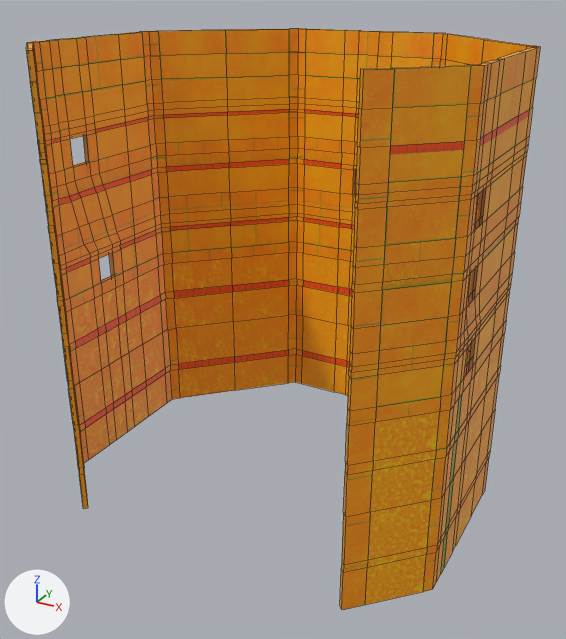
One commit to the FBX model Maya Project Files/Env/Exports/Facility/FacilityWalls_01_SM_Low.fbx: the scene before it, then after it.
Rendered twice from a 50 mm camera at (30.9, -55.0, 43.8) aimed at (0.1, 1.0, 15.8). The lights are fixed; the arrows at lower left show +X, +Y and +Z. Mesh edges are drawn as thin lines. Where no turn or scale is listed for an object, it has been applied to the vertices.

Objects in the first picture: 'facility_wall_geo'.
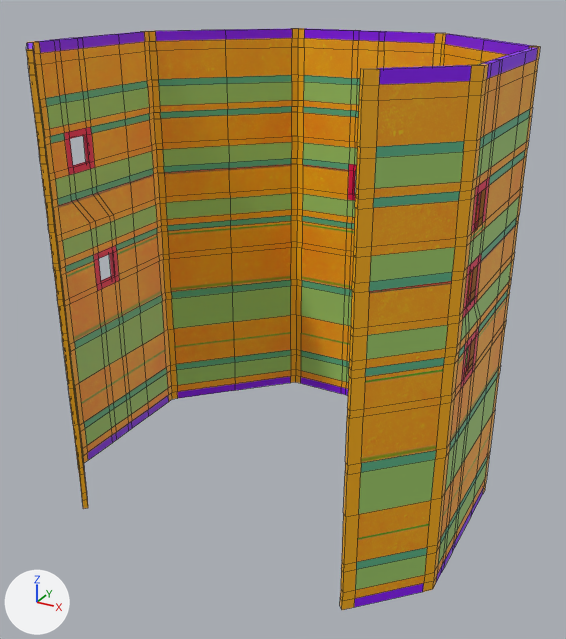
The change, as JSON lines over the scene's bpy script:
```json
{"op": "add", "block": "mat_corners_topbottom", "code": ["mat_corners_topbottom = principled_material('Corners_TopBottom')", "mat_corners_topbottom.base_color = (0.262, 0.0, 1.0)  # purple #8c00ff"]}
{"op": "add", "block": "mat_doors", "code": ["mat_doors = principled_material('Doors')", "mat_doors.base_color = (0.872, 0.0, 0.0798)  # pink #f00050"]}
{"op": "add", "block": "mat_large_strips", "code": ["mat_large_strips = principled_material('Large_Strips')", "mat_large_strips.base_color = (0.358, 0.619, 0.146)  # green #a1ce6b"]}
{"op": "add", "block": "mat_corners", "code": ["mat_corners = principled_material('Corners')", "mat_corners.base_color = (1.0, 0.449, 0.0)  # yellow #ffb300"]}
{"op": "add", "block": "mat_small_strips", "code": ["mat_small_strips = principled_material('Small_Strips')", "mat_small_strips.base_color = (0.111, 0.471, 0.256)  # green #5eb78a"]}
{"block": "me_mesh", "where": "# used by ob_facility_wall_geo; location = (0.0, 0.0, 0.0)"}
{"op": "remove", "block": "me_mesh", "code": "me_mesh.from_pydata(...)  # 1800 vertices, 1750 faces; spans x -18.1..18.1, y -12.8..18.1, z -0.3..39.0"}
{"op": "add", "block": "me_mesh", "code": "me_mesh.from_pydata(...)  # 2026 vertices, 1976 faces; spans x -18.1..18.1, y -12.8..18.1, z -0.3..39.0"}
{"block": "me_mesh", "change": "me_mesh part 1: 1223 vertices moved within x -18.1..18.1, y -12.8..18.1, z -0.3..39.0; 226 vertices added at x -18.1..18.1, y -12.8..18.1, z 0.6..39.0"}
{"block": "me_mesh", "change": "me_mesh part 2: 234 faces spanning x -18.1..18.1, y -12.1..18.1, z 3.4..34.6 switch from mat_concretewall_ts (picture img_concrete_wall_trim_low_concrete_occlusionroughnessmetallic_png) to mat_small_strips (green #5eb78a)"}
{"block": "me_mesh", "change": "me_mesh part 3: 180 faces spanning x -18.1..18.1, y -12.1..18.1, z 8.4..34.0 switch from mat_concretewall_ts (picture img_concrete_wall_trim_low_concrete_occlusionroughnessmetallic_png) to mat_large_strips (green #a1ce6b)"}
{"block": "me_mesh", "change": "me_mesh part 4: 638 faces spanning x -18.1..18.1, y -12.8..18.1, z 3.4..39.0 switch from mat_concretewall_ts (picture img_concrete_wall_trim_low_concrete_occlusionroughnessmetallic_png) to mat_corners (yellow #ffb300)"}
{"block": "me_mesh", "change": "me_mesh part 5: 21 faces spanning x -18.1..18.1, y -12.1..18.1, z 38.1..39.0 switch from mat_concretewall_ts (picture img_concrete_wall_trim_low_concrete_occlusionroughnessmetallic_png) to mat_corners_topbottom (purple #8c00ff)"}
{"block": "me_mesh", "change": "me_mesh part 6: 95 faces spanning x -18.1..18.1, y -6.6..18.1, z 16.5..31.6 switch from mat_concretewall_ts (picture img_concrete_wall_trim_low_concrete_occlusionroughnessmetallic_png) to mat_doors (pink #f00050)"}
```

Boxes [x1, y1, x2, y2] around the edits, measured in the pictures (566 x 639 px; the box of a moved part takes in the faces that stretch with it):
```json
{"part": 1, "of": "me_mesh", "change": "moved or reshaped", "before": [26, 29, 540, 610], "after": [26, 29, 540, 610]}
{"part": 2, "of": "me_mesh", "change": "recoloured", "before": [40, 75, 530, 567], "after": [40, 75, 530, 567], "on screen": "brown to green"}
{"part": 3, "of": "me_mesh", "change": "recoloured", "before": [50, 97, 526, 512], "after": [50, 97, 526, 512], "on screen": "brown to green"}
{"part": 4, "of": "me_mesh", "change": "recoloured", "before": [26, 28, 539, 572], "after": [26, 28, 539, 572]}
{"part": 5, "of": "me_mesh", "change": "recoloured", "before": [27, 28, 535, 68], "after": [27, 28, 535, 68], "on screen": "orange to purple"}
{"part": 6, "of": "me_mesh", "change": "recoloured", "before": [65, 130, 489, 390], "after": [65, 130, 489, 390], "on screen": "orange to red"}
```
